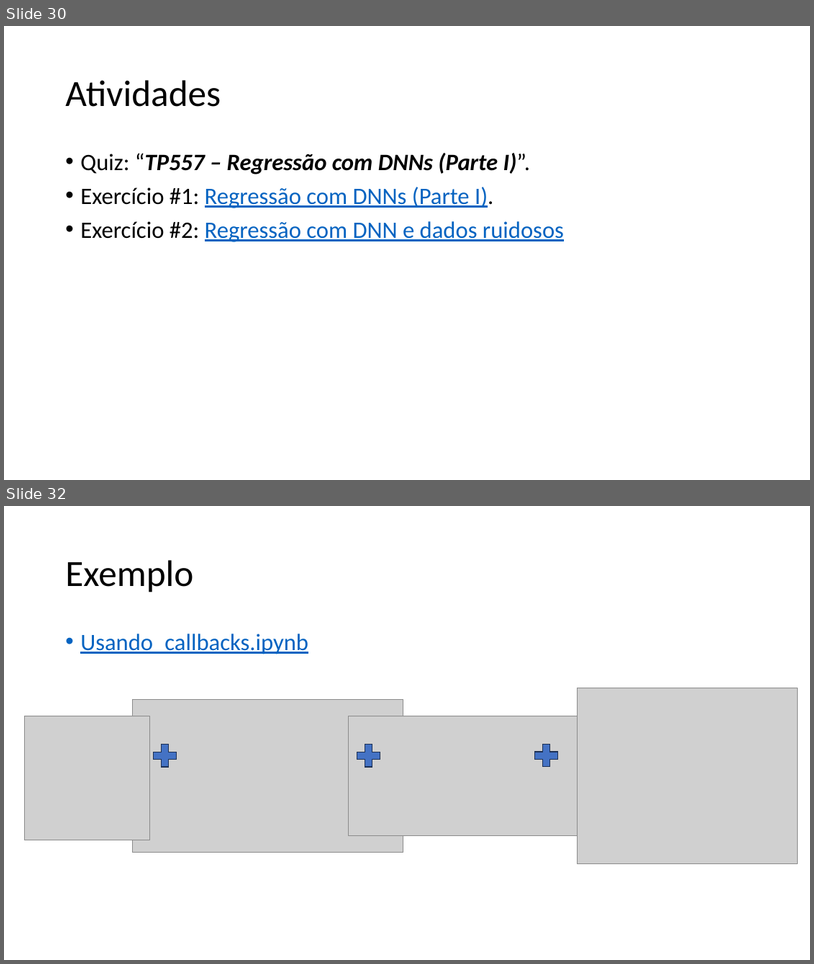
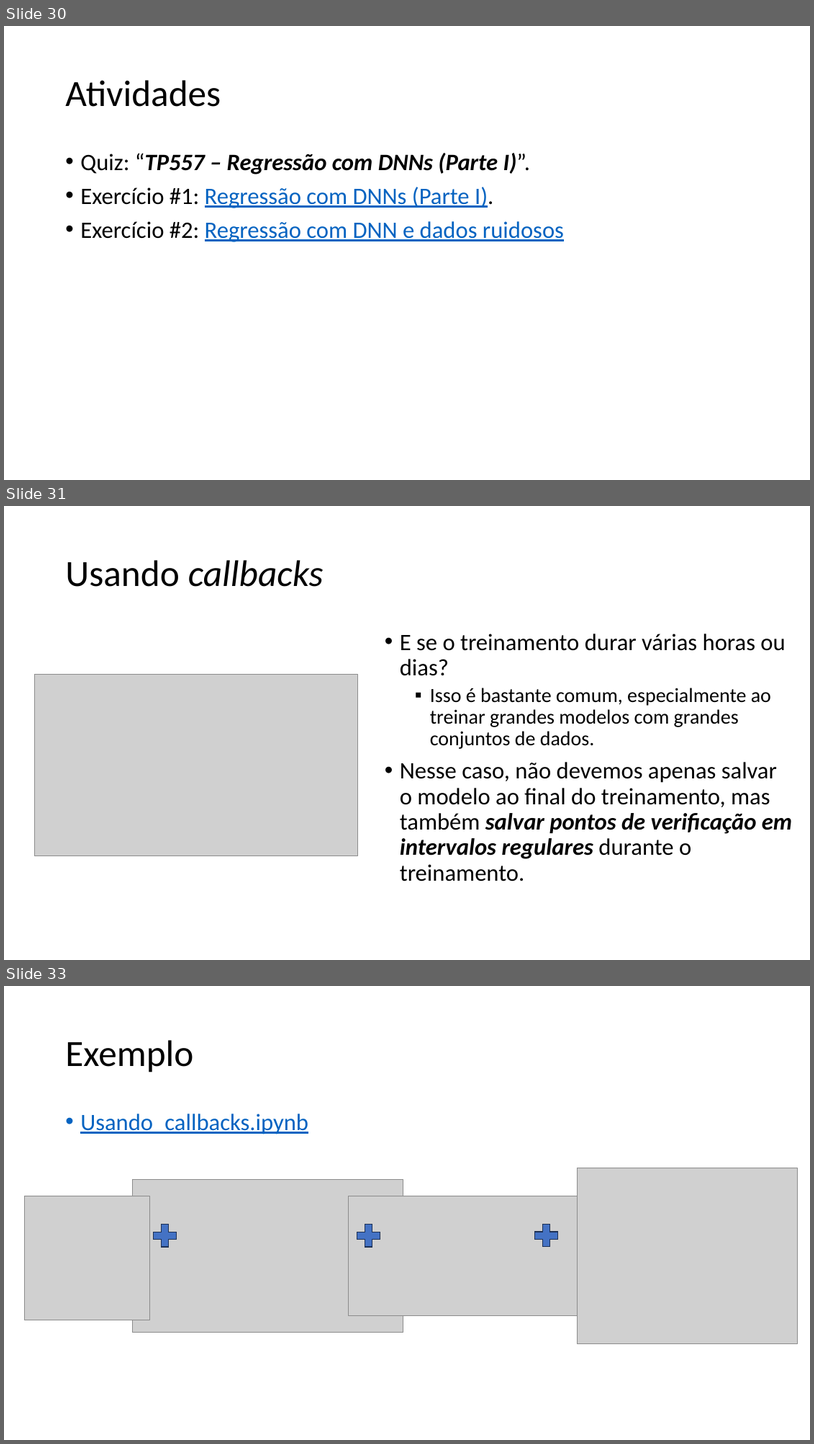
Before and after one commit to zz4fap/tp557-iot-ml, a slide deck: slides/TP557_7_Regressão_com_DNNs_parte_I.pptx. Shown one above the other, each under a label of ours: slides 30 and 32 before the commit, slides 30, 31 and 33 after it; the slides between them are not shown. The pictures are 814x964 and 814x1444 pixels, drawn with LibreOffice and Linux fonts; fonts in the diff are those of the drawing; grey boxes stand for pictures. Boxes give left, top, right and bottom in pixels: in the first picture for what was removed or moved away, otherwise in the second. Text is boxed around its words. In the diff, an @@ line names an element or a change of style, - is before the commit and + after.

```diff
--- a/slides/TP557_7_Regressão_com_DNNs_parte_I.pptx
+++ b/slides/TP557_7_Regressão_com_DNNs_parte_I.pptx
@@ slide 31 added at bbox=[4, 506, 810, 960], background #FFFFFF @@
@@ title added at bbox=[65, 560, 324, 587], 44 pt, text #000000, italic @@
+Usando callbacks
@@ text added at bbox=[400, 633, 792, 881], 28 pt, text #000000 @@
+• E se o treinamento durar várias horas ou dias?
+  ▪ Isso é bastante comum, especialmente ao treinar grandes modelos com grandes conjuntos de dados.
+• Nesse caso, não devemos apenas salvar o modelo ao final do treinamento, mas também salvar pontos de verificação em intervalos regulares durante o treinamento.
@@ picture added at bbox=[34, 674, 358, 856] @@
@@ what was slide 32 is now slide 33 @@
```
Also in this commit, not shown: 3 slides changed, 1 other file.
